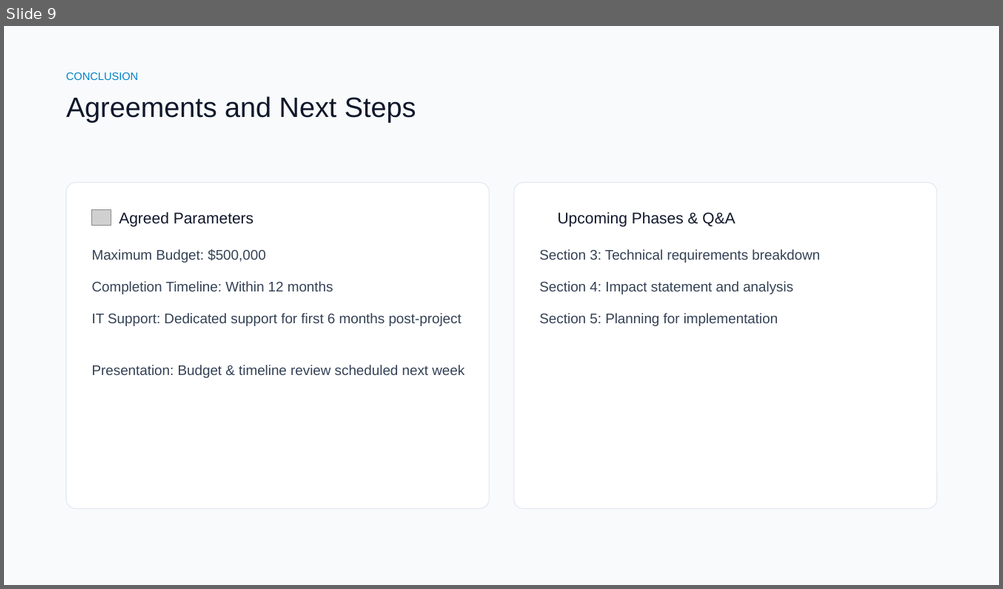
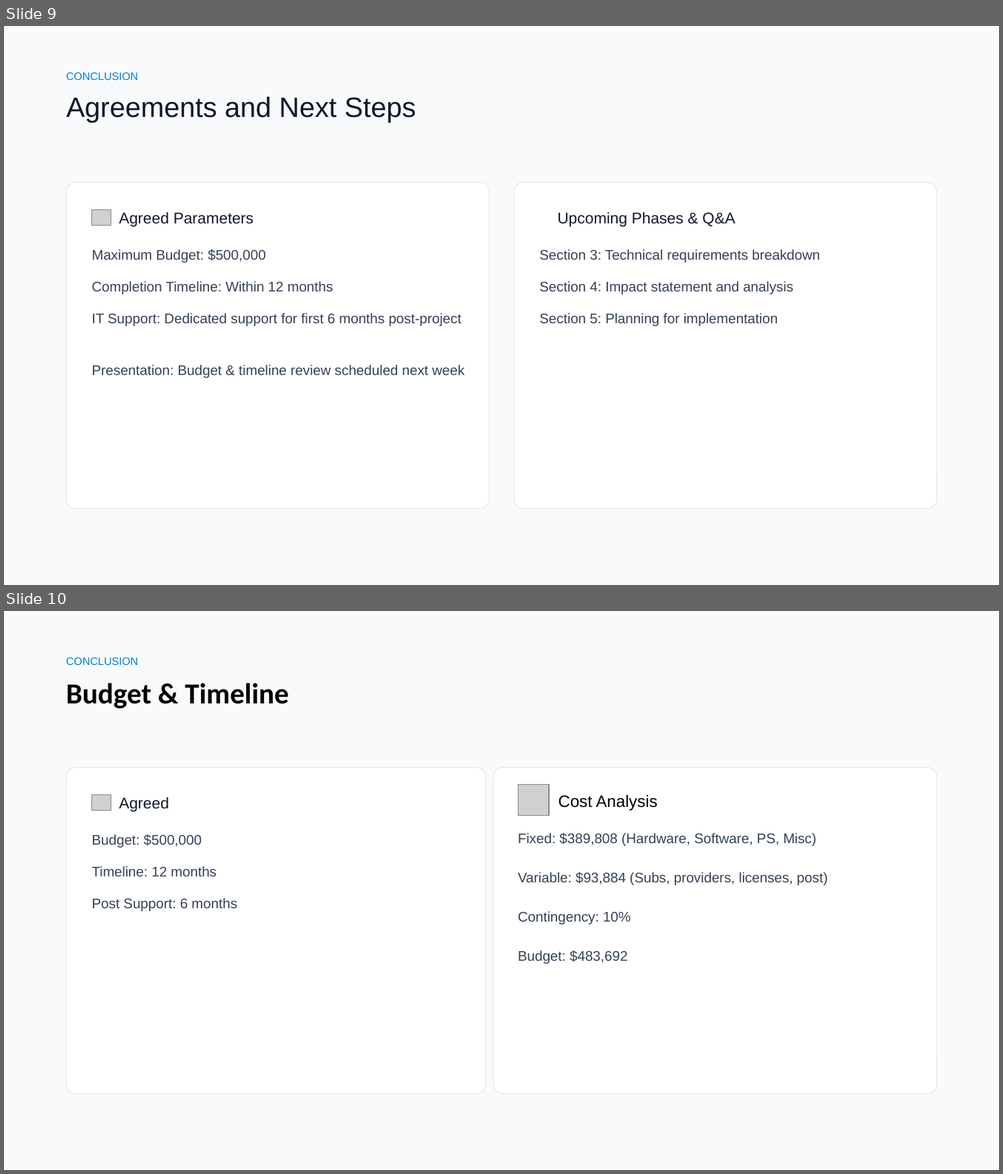
Before and after one commit to Advanced-Diploma-of-IT-Tel-Network-Eng/Assessments, a slide deck: 2026-T4/ICTSAD508-Dev-tech-req/2-Task2/presentation.pptx. Shown one above the other, each under a label of ours: slide 9 before the commit, slides 9 and 10 after it. The pictures are 1003x589 and 1003x1174 pixels, drawn with LibreOffice and Linux fonts; fonts in the diff are those of the drawing; grey boxes stand for pictures; background and template pictures are left out. Boxes give left, top, right and bottom in pixels: in the first picture for what was removed or moved away, otherwise in the second. Text is boxed around its words. In the diff, an @@ line names an element or a change of style, - is before the commit and + after.

Commit message:
508 working section 4, sectiond 2, edited, presentation edited

```diff
--- a/2026-T4/ICTSAD508-Dev-tech-req/2-Task2/presentation.pptx
+++ b/2026-T4/ICTSAD508-Dev-tech-req/2-Task2/presentation.pptx
@@ slide 10 added at bbox=[4, 611, 999, 1170], background #F8FAFC @@
@@ text added at bbox=[66, 657, 138, 665], 10.5 pt, text #0284C7 @@
+CONCLUSION
@@ text added at bbox=[66, 683, 288, 709], 28 pt, text #000000, bold @@
+Budget & Timeline
@@ rounded rectangle added at bbox=[66, 768, 485, 1094], fill #FFFFFF, outline #E2E8F0 0.75 pt @@
@@ rounded rectangle added at bbox=[493, 768, 936, 1094], fill #FFFFFF, outline #E2E8F0 0.75 pt @@
@@ picture added at bbox=[518, 785, 549, 816] @@
@@ picture added at bbox=[92, 795, 111, 811] @@
@@ text added at bbox=[119, 797, 169, 812], 15 pt, text #0F172A @@
+Agreed
@@ text added at bbox=[558, 795, 657, 811], 16 pt, text #000000 @@
+Cost Analysis
@@ text added at bbox=[92, 834, 202, 848], 13.5 pt, text #334155 @@
+Budget: $500,000
@@ text added at bbox=[518, 833, 828, 964], 13.5 pt, text #334155 @@
+Fixed: $389,808 (Hardware, Software, PS, Misc)
+Variable: $93,884 (Subs, providers, licenses, post)
+Contingency: 10%
+Budget: $483,692
@@ text added at bbox=[92, 866, 216, 877], 13.5 pt, text #334155 @@
+Timeline: 12 months
@@ text added at bbox=[92, 898, 237, 911], 13.5 pt, text #334155 @@
+Post Support: 6 months
```
Also in this commit, not shown: 4 other files.
